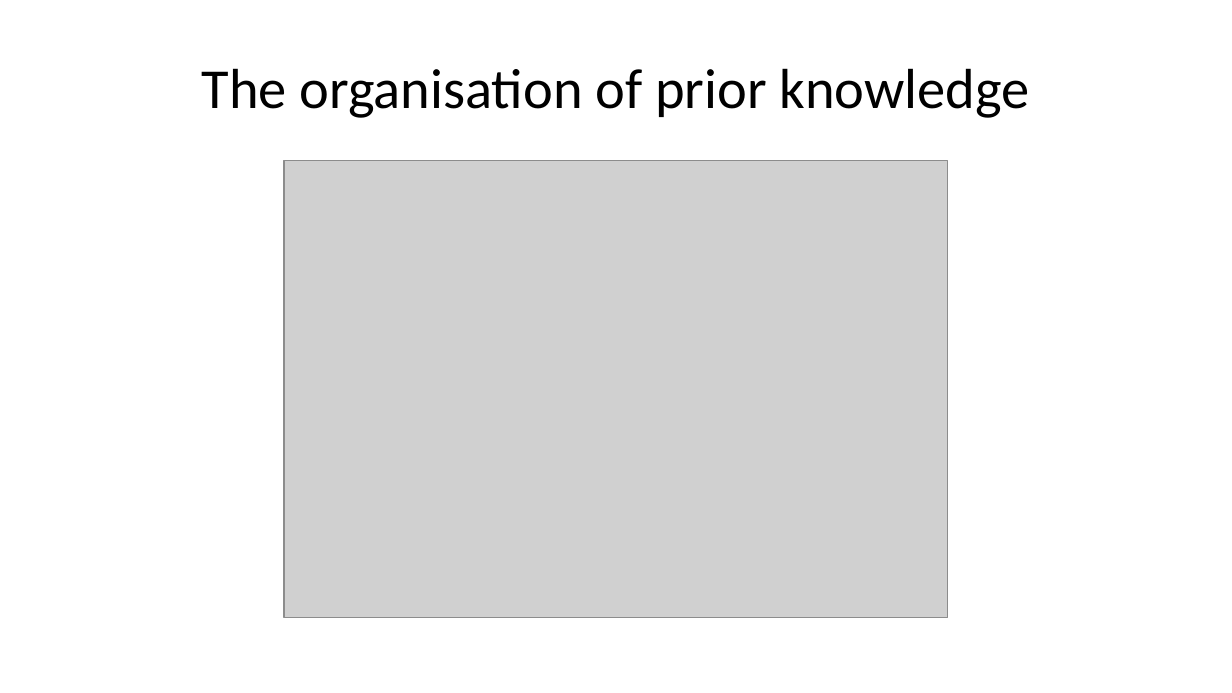
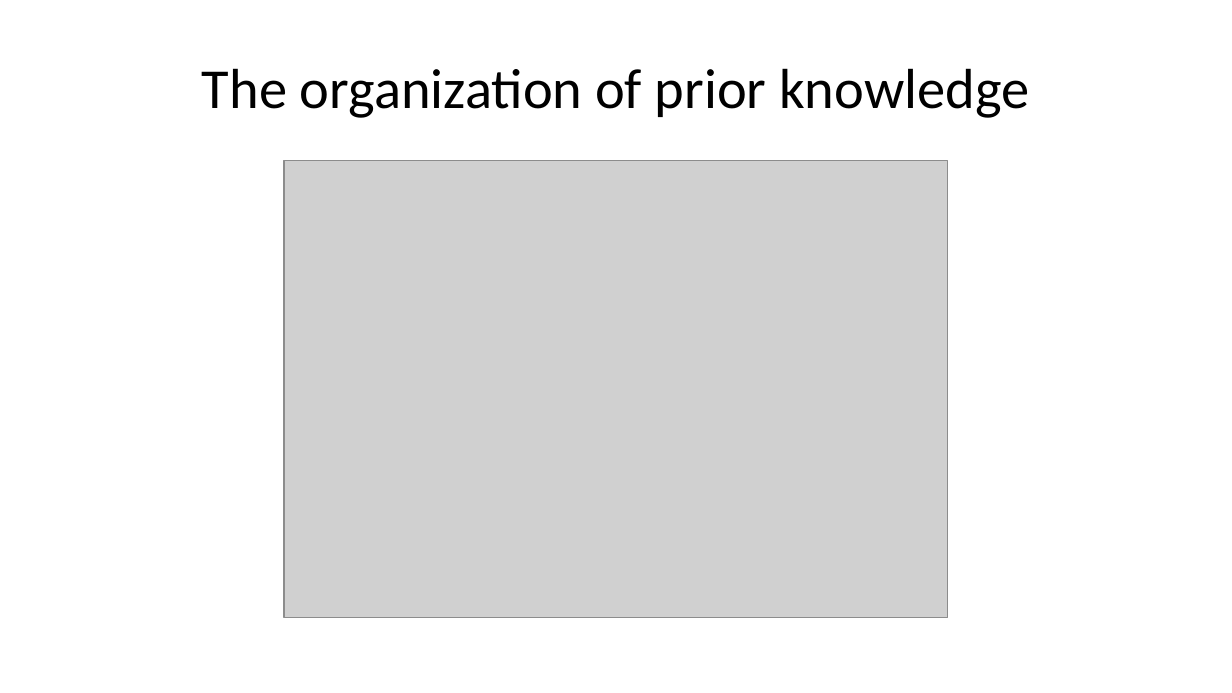
Before and after one commit to lmu-osc/train-the-trainer-student-track-pedagogy, a slide deck: slide 33 of materials/PMM-M1/PMM-M1-S1-Core-Didactic-Principles/PMM-M1-S1-Core-Didactic-Principles-slides.pptx (slide 27 before the commit). Drawn at 1232x693 pixels with LibreOffice and Linux fonts; fonts in the diff are those of the drawing; grey boxes stand for pictures. Boxes give left, top, right and bottom in pixels: in the first picture for what was removed or moved away, otherwise in the second. Text is boxed around its words. In the diff, an @@ line names an element or a change of style, - is before the commit and + after.

```diff
--- a/materials/PMM-M1/PMM-M1-S1-Core-Didactic-Principles/PMM-M1-S1-Core-Didactic-Principles-slides.pptx
+++ b/materials/PMM-M1/PMM-M1-S1-Core-Didactic-Principles/PMM-M1-S1-Core-Didactic-Principles-slides.pptx
@@ title at bbox=[202, 68, 1029, 118]: text changed @@
-The organisation of prior knowledge
+The organization of prior knowledge
```
Also in this commit, not shown: 29 other slides changed, 9 slides added, 48 other files.
